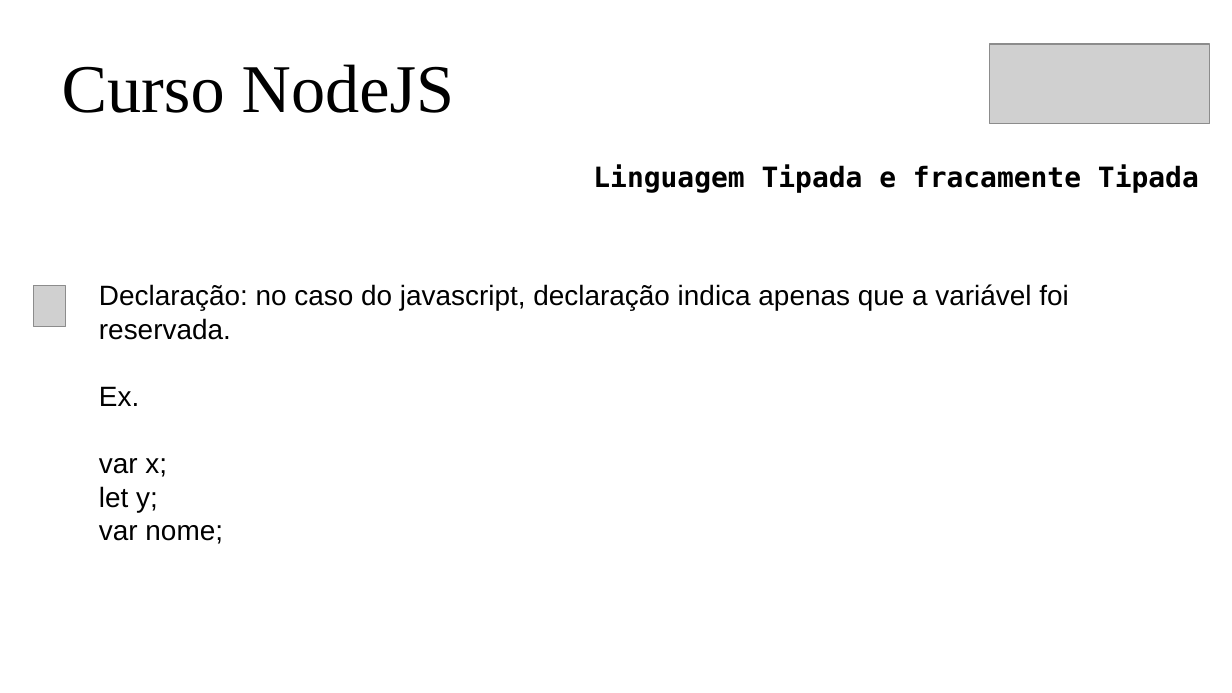
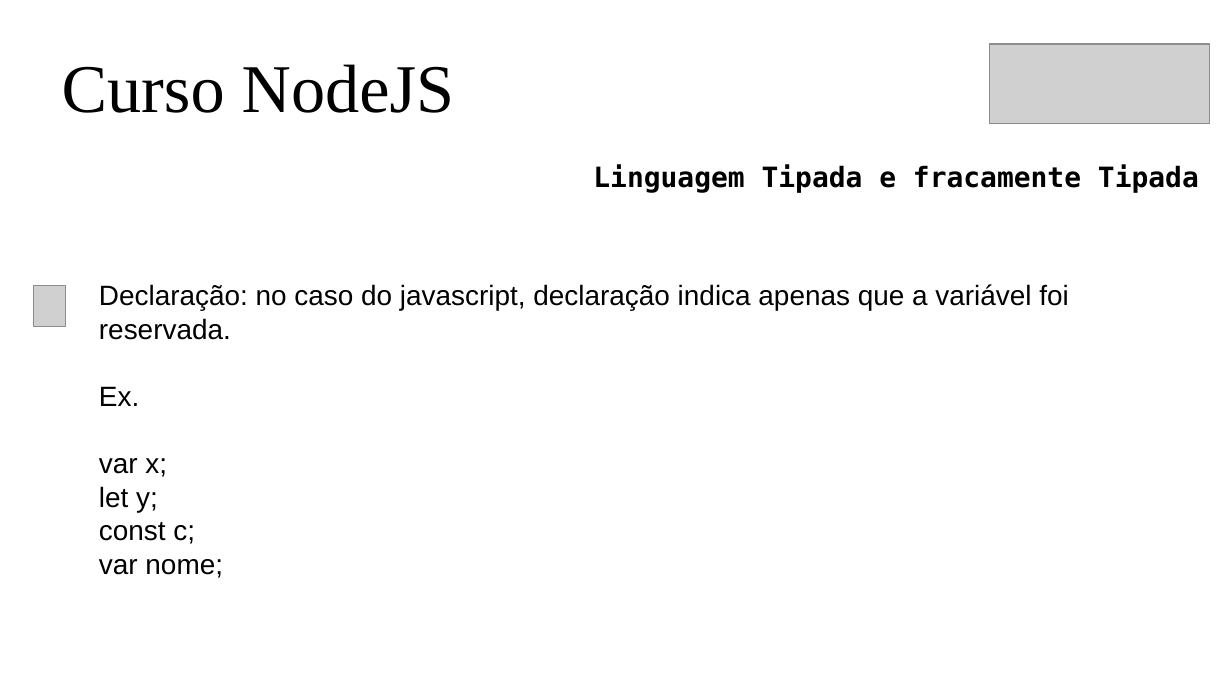
Before and after one commit to emotton/gr1d_treinamento_nodejs, a slide deck: slide 7 of Aula 01/Introdução.odp. Drawn at 1232x693 pixels with LibreOffice and Linux fonts; fonts in the diff are those of the drawing; grey boxes stand for pictures. Boxes give left, top, right and bottom in pixels: in the first picture for what was removed or moved away, otherwise in the second. Text is boxed around its words. In the diff, an @@ line names an element or a change of style, - is before the commit and + after.

```diff
--- a/Aula 01/Introdução.odp
+++ b/Aula 01/Introdução.odp
@@ text at <box>99,522,195,544</box>: paragraph added @@
+const c;
```
Also in this commit, not shown: 15 other files.
